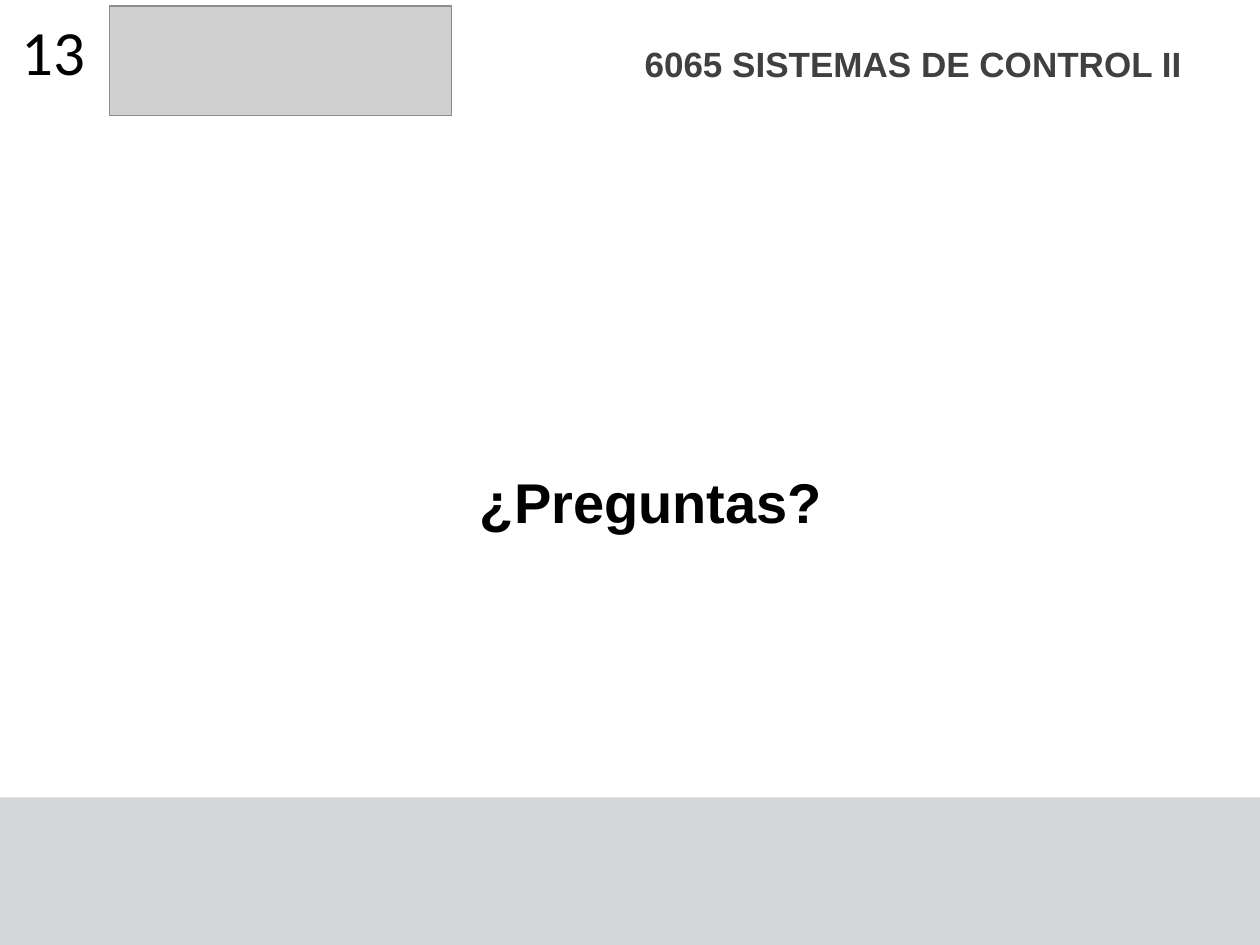
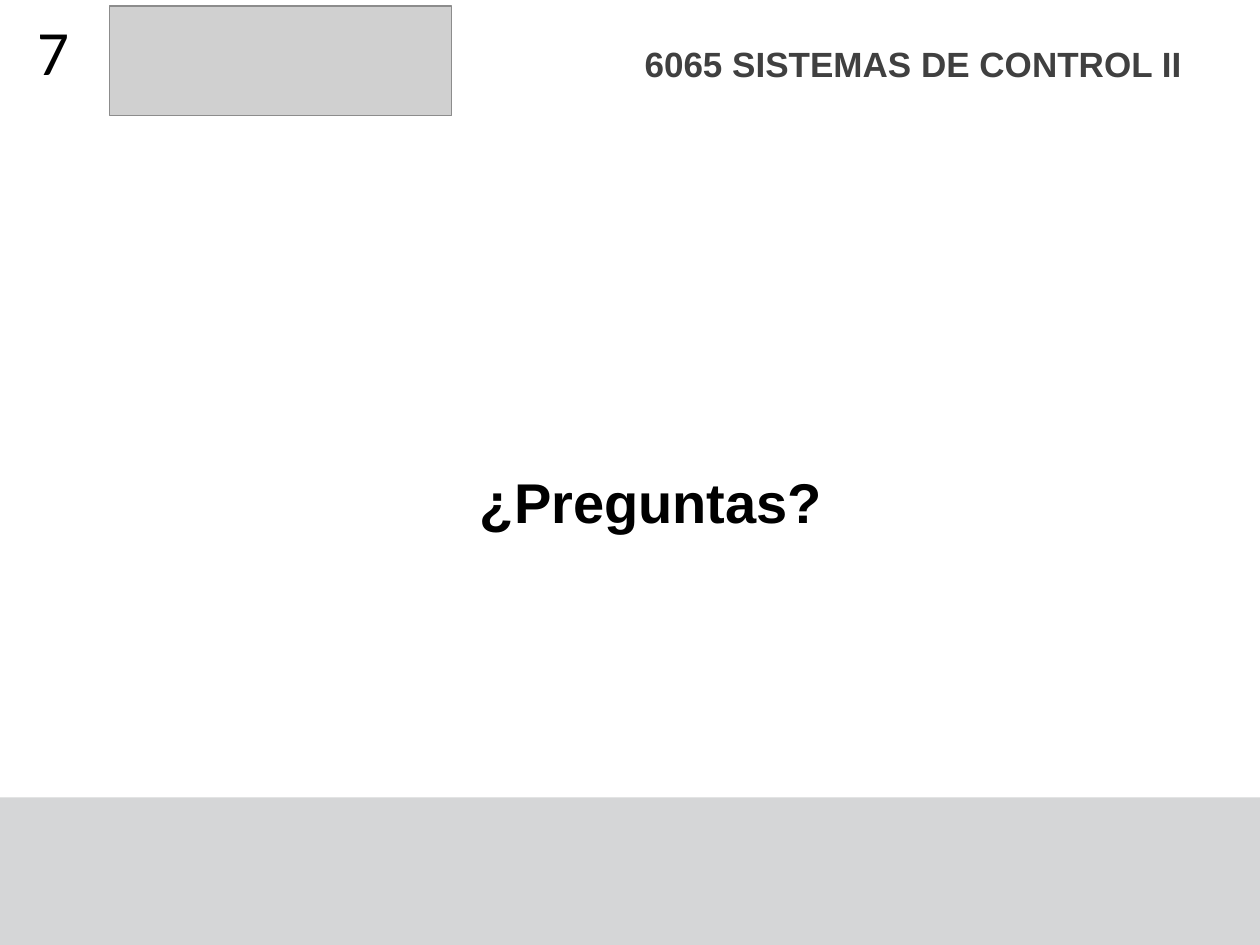
Before and after one commit to F4bian1012/Sistemas-de-Control-II---Ingenier-a-Mecatr-nica, a slide deck: slide 7 of Sesión_0/Introducción.pptx. Drawn at 1260x945 pixels with LibreOffice and Linux fonts; fonts in the diff are those of the drawing; grey boxes stand for pictures. Boxes give left, top, right and bottom in pixels: in the first picture for what was removed or moved away, otherwise in the second. Text is boxed around its words. In the diff, an @@ line names an element or a change of style, - is before the commit and + after.

```diff
--- a/Sesión_0/Introducción.pptx
+++ b/Sesión_0/Introducción.pptx
@@ title at (38,34,70,75): text changed @@
-13
+7
```
Also in this commit, not shown: 1 other slide changed, 9 other files.
